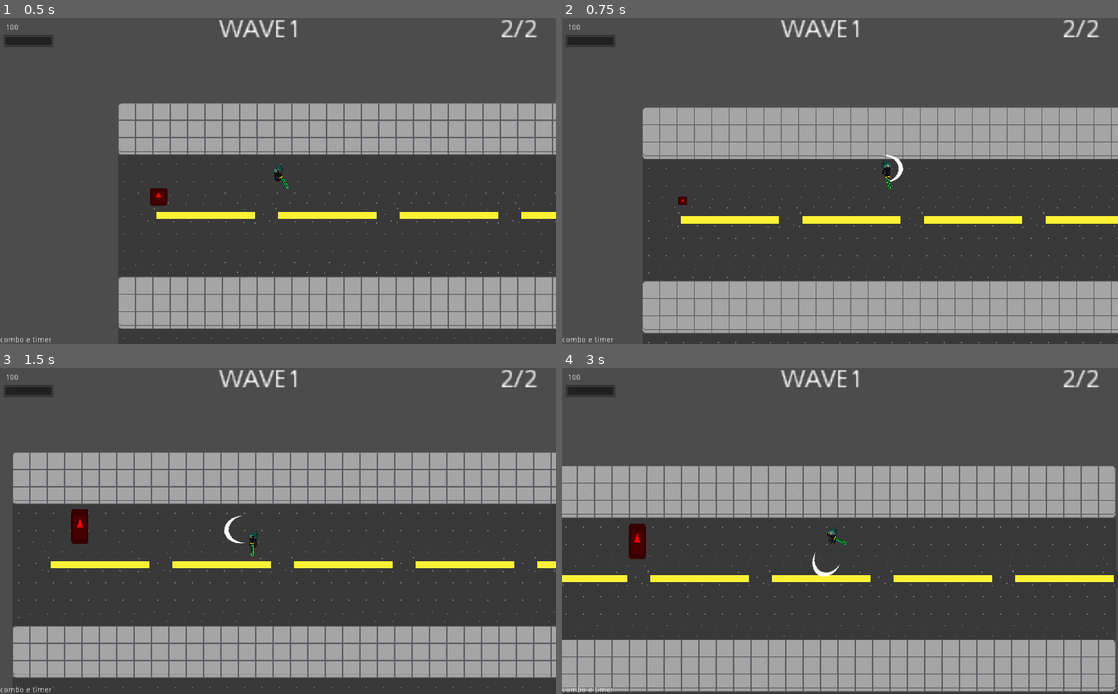
Above: before the commit, frames 1-4 (two rows, left to right).
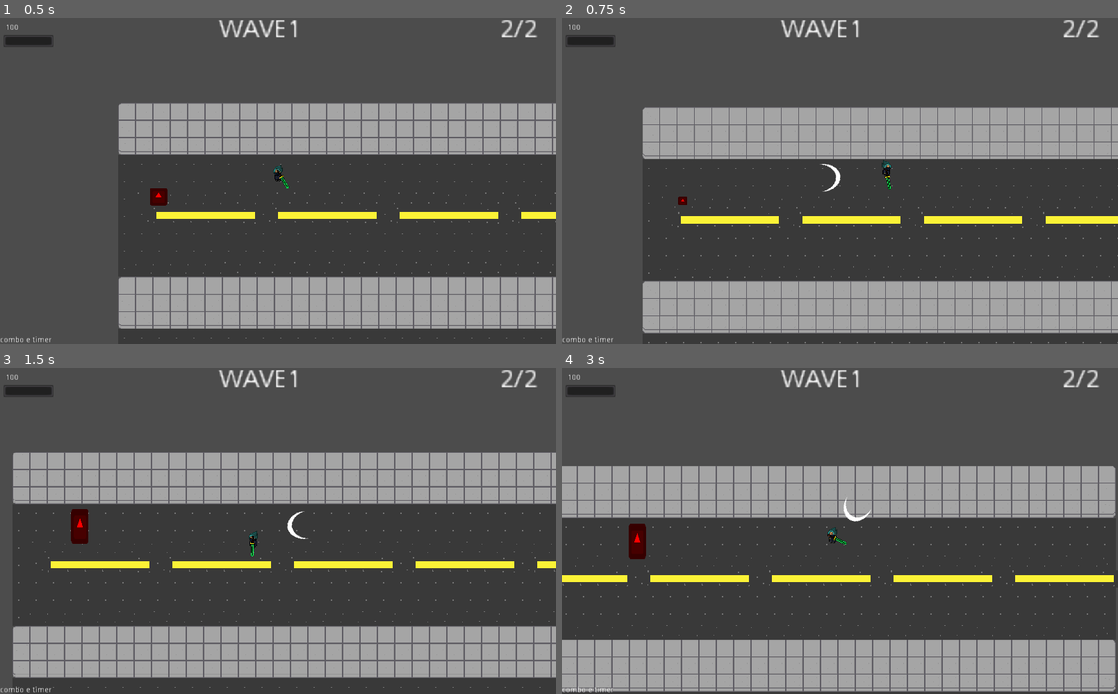
Above: after the commit, the same moments.

Repository: BielMaxBR/jam-do-renzk
Game: Godot game, scene res://scenes/Cenario/main.tscn
Two runs of this game, one before a commit and one after it. Both use one fixed random seed, a clock stepped at 60 frames per second and the inputs below. The engine's default icon, where the game draws it, is replaced by a stand-in: a white triangle on a blue panel in a dark square.
Inputs (mouse positions are in pixels of both pictures, inside the frame that each line leads up to):
- Up to frame 1 (0.5 s): no input
- Up to frame 2 (0.75 s): move the mouse to (962, 164) at 0.52 s; hold D (ui_right) from 0.53 s (still down); click (962, 164) at 0.6 s
- Up to frame 3 (1.5 s): move the mouse to (166, 547) at 1.27 s; release D (ui_right) at 1.28 s; hold S (ui_down) from 1.28 s (still down); click (166, 547) at 1.35 s
- Up to frame 4 (3 s): move the mouse to (895, 459) at 2.02 s; release S (ui_down) at 2.03 s; hold D (ui_right) 2.03-2.78 s; right-click (895, 459) at 2.1 s; click (895, 459) at 2.3 s; move the mouse to (812, 596) at 2.77 s; hold W (ui_up) from 2.78 s (still down); click (812, 596) at 2.85 s

Frame 1 is identical in both runs. In frame 2, 0.2% of the frame differs, in the area x 46-62%, y 42-54%; in frame 3, 0.2%, in the area x 40-56%, y 43-54%; in frame 4, 0.2%.

Commit message:
13:34 24/09

Diff:
--- a/projeto do jogo da jam/scripts/inimigos/inimigo_melee_2.gd
+++ b/projeto do jogo da jam/scripts/inimigos/inimigo_melee_2.gd
@@ -15,7 +15,7 @@
 	$"Timer_avanco".one_shot = false
 	$"area_contato/CollisionShape2D".disabled = true
 	self.bounce = 0.0 #forca de ricochete
-	self.linear_damp = 0.2 #atrito com o chao
+	self.linear_damp = 1.0 #atrito com o chao
 	self.friction = 0.5 #atrio de arrasto com as paredes
 	$"hit_box".saude = saude
 
--- a/projeto do jogo da jam/scripts/player/player.gd
+++ b/projeto do jogo da jam/scripts/player/player.gd
@@ -1,5 +1,5 @@
 extends KinematicBody2D
-#sistema de variacao de animacoes no ataque, impulsao no jogador qnd atacar
+#sistema de variacao de animacoes no ataque
 
 export onready var tween = get_node("tween_dash")
 onready var dad = get_node("../")
@@ -39,10 +39,14 @@
 		$"Sprite".flip_h = false
 	else:
 		$"Sprite".flip_h = true
+
 	movement()
 	$"arma".look_at(get_global_mouse_position()) #mira a arma sempre pro mouse
+
 	if Input.is_action_just_pressed("attack"):
 		ataque()
+		var vetor_direcao = (get_global_mouse_position() - self.global_position).normalized()
+		move_and_slide(vetor_direcao*7000)
 
 
 func get_movement_input():
@@ -72,7 +76,6 @@
 	if pode_ataque:
 		$"arma/area_ataque/colisao_area".disabled = false
 		var vetor_direcao = (get_global_mouse_position() - self.global_position).normalized()
-		move_and_slide(vetor_direcao*7000)
 
 		emit_signal("recuo", vetor_direcao, forca_recuo, cadencia_ataque/2)
 		var efeito = pre_efeito.instance()
Not shown, changed: projeto do jogo da jam/export_presets.cfg
